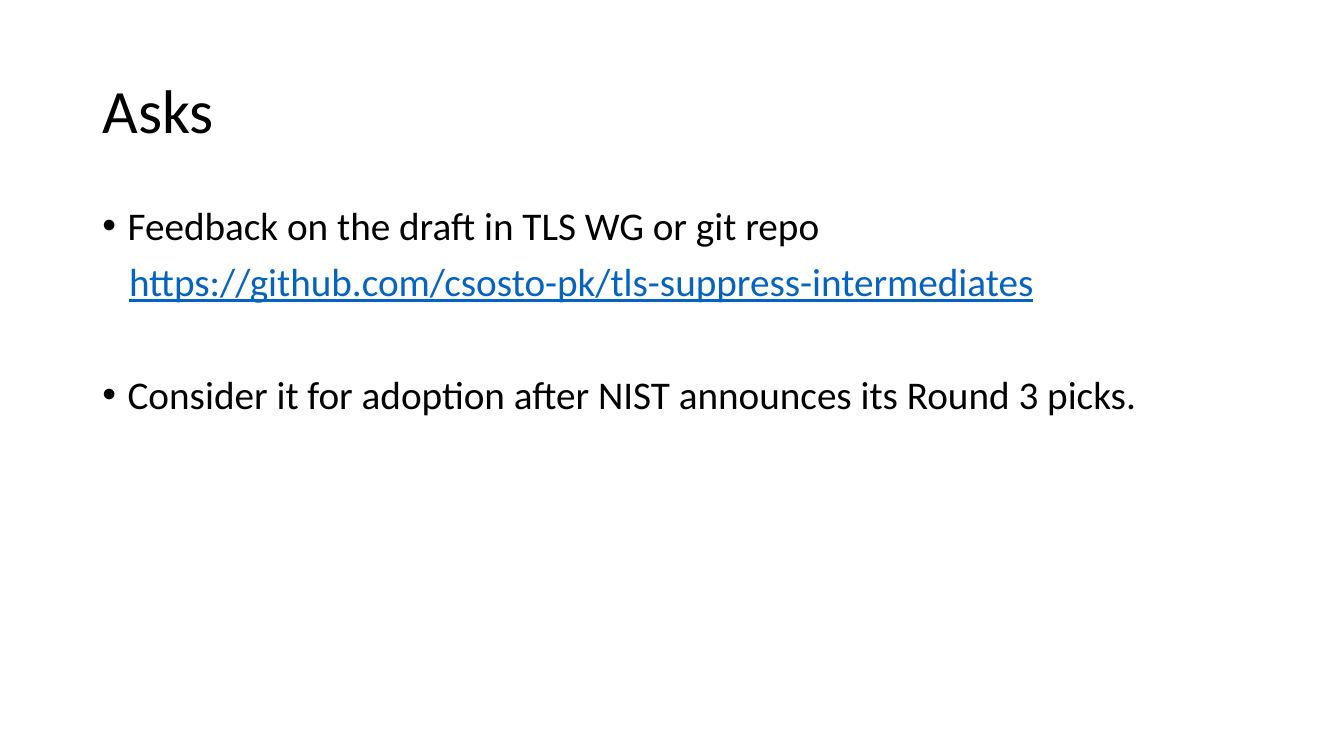
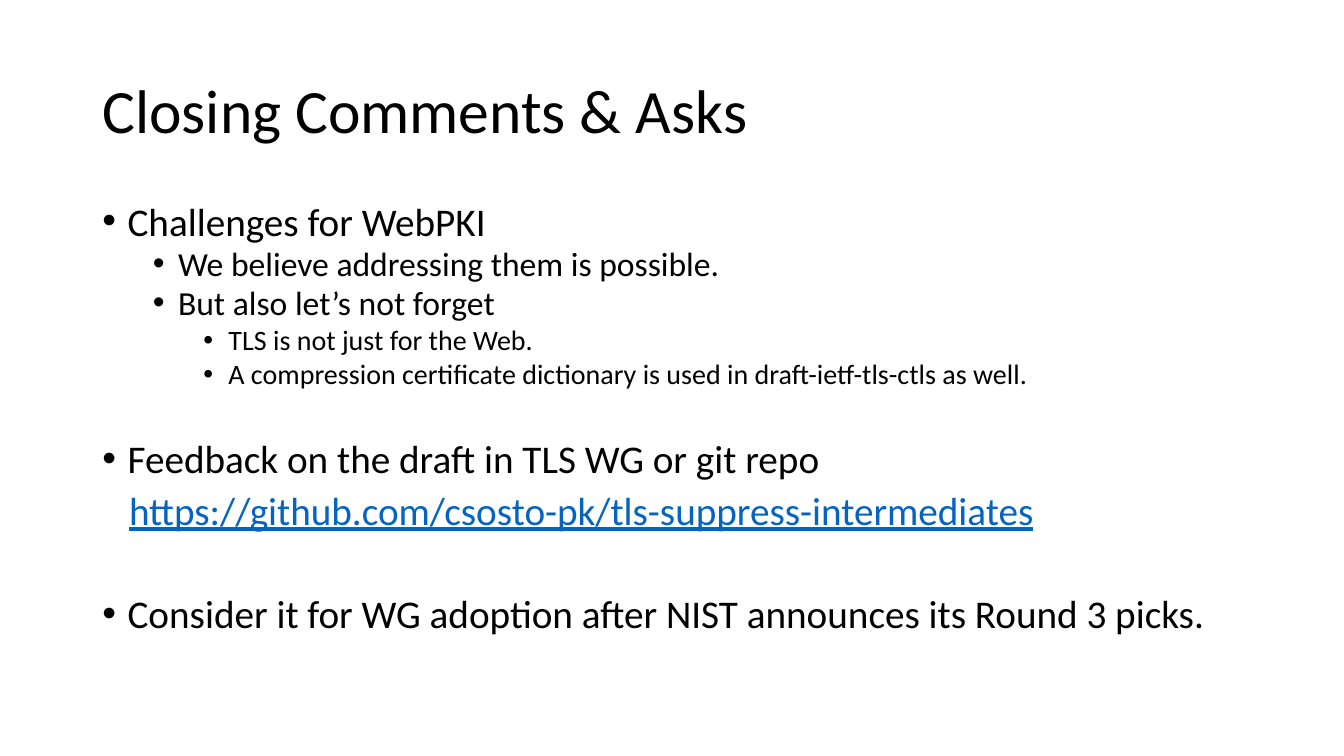
Before and after one commit to csosto-pk/tls-suppress-intermediates, a slide deck: slide 11 of IETF-presos/IETF-113 - draft-kampanakis-tls-scas-latest-00.pptx (slide 9 before the commit). Drawn at 1344x756 pixels with LibreOffice and Linux fonts; fonts in the diff are those of the drawing. Boxes give left, top, right and bottom in pixels: in the first picture for what was removed or moved away, otherwise in the second. Text is boxed around its words. In the diff, an @@ line names an element or a change of style, - is before the commit and + after.

```diff
--- a/IETF-presos/IETF-113 - draft-kampanakis-tls-scas-latest-00.pptx
+++ b/IETF-presos/IETF-113 - draft-kampanakis-tls-scas-latest-00.pptx
@@ title at [102,90,747,144]: text changed @@
-Asks
+Closing Comments & Asks
@@ text at [128,208,1027,389]: paragraphs added @@
+• Challenges for WebPKI
+  • We believe addressing them is possible.
+  • But also let’s not forget
+    • TLS is not just for the Web.
+    • A compression certificate dictionary is used in draft-ietf-tls-ctls as well.
@@ text at [128,445,1033,532]: line spacing 0.9 to 0.8 @@
@@ text at [128,600,1204,635]: text changed @@
-• Consider it for adoption after NIST announces its Round 3 picks.
+• Consider it for WG adoption after NIST announces its Round 3 picks.
```
Also in this commit, not shown: 3 other slides changed, 2 slides added.
